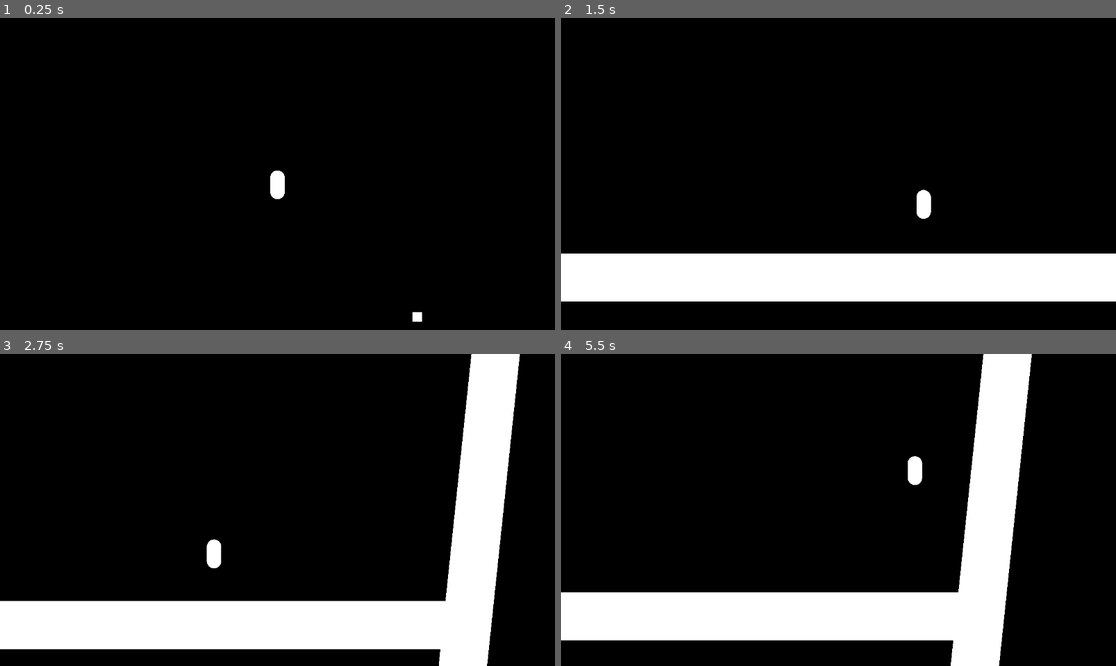
Above: before the commit, frames 1-4 (two rows, left to right).
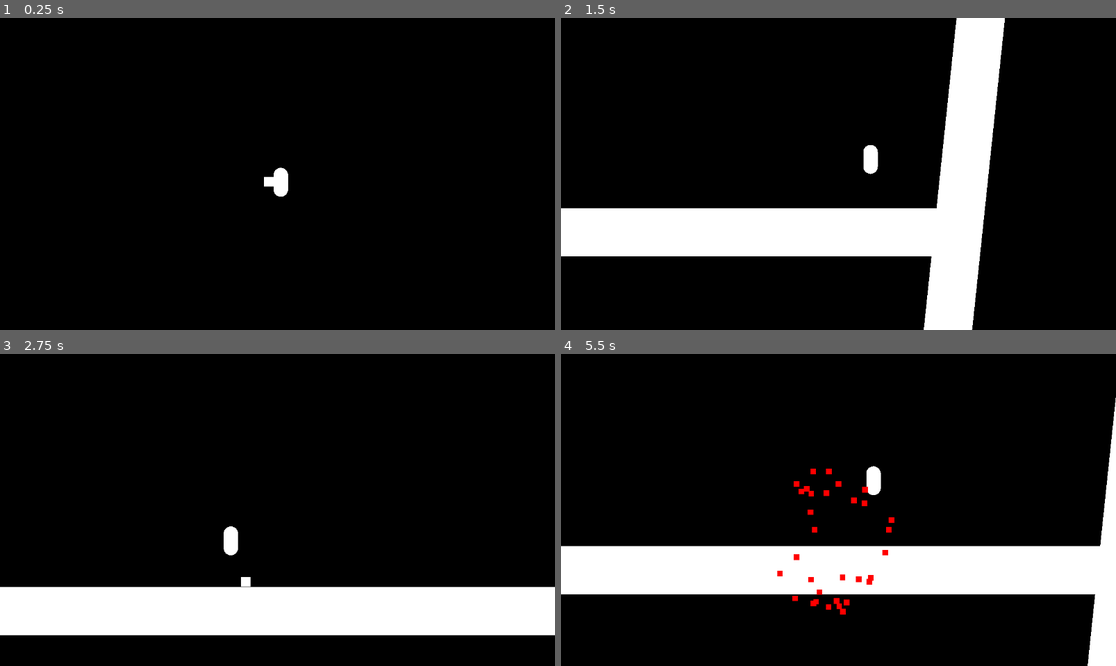
Above: after the commit, the same moments.

Repository: Rozzy1/Blobby
Game: Godot game, scene res://Levels.tscn
Same seed, same stepped clock (60 frames per second), same inputs: the game is played once before the commit and once after it.
Inputs:
- Up to frame 1 (0.25 s): no input
- Up to frame 2 (1.5 s): hold D (right) from 0.53 s (still down); tap Shift (Dash) at 0.6 s; tap W (up) at 0.77, 0.8, 1.07, 1.35 s
- Up to frame 3 (2.75 s): tap W (up) at 1.52, 1.82, 2.3 s; tap Shift (Dash) at 1.55, 2.1 s; release D (right) at 2.03 s; hold A (left) from 2.03 s (still down)
- Up to frame 4 (5.5 s): release A (left) at 2.78 s; hold D (right) 2.78-4.28 s; tap Shift (Dash) at 2.85, 4.35, 5.1 s; tap W (up) at 3.02, 3.32, 3.6, 3.77, 4.07, 4.52, 4.82, 5.3 s; hold A (left) 4.28-5.03 s; hold D (right) from 5.03 s (still down)

The runs differ from the first frame. In frame 1, 0.2% of the frame differs, in the area x 47-77%, y 47-98%; in frame 2, 31%; in frame 3, 17%; in frame 4, 34%, in the area x 0-100%, y 0-100%.

Commit message:
Added Enemey Ai and blood splatter effect

Diff:
--- /dev/null
+++ b/Blobbly/Enemey.gdshader
@@ -0,0 +1,9 @@
+shader_type particles;
+
+void start() {
+	// Called when a particle is spawned.
+}
+
+void process() {
+	// Called every frame on existing particles (according to the Fixed FPS property).
+}
--- a/Blobbly/Enemey.tscn
+++ b/Blobbly/Enemey.tscn
@@ -1,10 +1,30 @@
-[gd_scene load_steps=4 format=3 uid="uid://ji8lw2wgl8f1"]
+[gd_scene load_steps=8 format=3 uid="uid://ji8lw2wgl8f1"]
 
 [ext_resource type="Script" path="res://EnemeyPathFinder.gd" id="1_g1qwe"]
 
 [sub_resource type="BoxMesh" id="BoxMesh_nlhg7"]
 
 [sub_resource type="RectangleShape2D" id="RectangleShape2D_x1b3k"]
+
+[sub_resource type="CircleShape2D" id="CircleShape2D_yqqyh"]
+
+[sub_resource type="Curve" id="Curve_2biy8"]
+max_value = 12.0
+_data = [Vector2(0, 12), 0.0, 0.0, 0, 0, Vector2(0.5, 0), 0.0, 0.0, 0, 0]
+point_count = 2
+
+[sub_resource type="CurveTexture" id="CurveTexture_wiibp"]
+curve = SubResource("Curve_2biy8")
+
+[sub_resource type="ParticleProcessMaterial" id="ParticleProcessMaterial_wyve4"]
+angle_min = -180.0
+angle_max = 180.0
+spread = 180.0
+initial_velocity_min = 24.0
+initial_velocity_max = 30.0
+gravity = Vector3(0, 98, 0)
+scale_curve = SubResource("CurveTexture_wiibp")
+color = Color(1, 0, 0, 1)
 
 [node name="CharacterBody2D" type="CharacterBody2D"]
 scale = Vector2(20, 20)
@@ -13,8 +33,26 @@
 [node name="MeshInstance2D" type="MeshInstance2D" parent="."]
 mesh = SubResource("BoxMesh_nlhg7")
 
-[node name="NavigationAgent2D" type="NavigationAgent2D" parent="."]
-
 [node name="CollisionShape2D" type="CollisionShape2D" parent="."]
 scale = Vector2(0.05, 0.05)
 shape = SubResource("RectangleShape2D_x1b3k")
+
+[node name="Area2D" type="Area2D" parent="."]
+
+[node name="CollisionShape2D" type="CollisionShape2D" parent="Area2D"]
+scale = Vector2(0.25, 0.25)
+shape = SubResource("CircleShape2D_yqqyh")
+
+[node name="GPUParticles2D" type="GPUParticles2D" parent="."]
+emitting = false
+amount = 32
+process_material = SubResource("ParticleProcessMaterial_wyve4")
+lifetime = 5.0
+one_shot = true
+explosiveness = 1.0
+randomness = 1.0
+collision_base_size = 5.0
+
+[connection signal="area_entered" from="Area2D" to="." method="_on_area_2d_area_entered"]
+[connection signal="body_entered" from="Area2D" to="." method="_on_area_2d_body_entered"]
+[connection signal="finished" from="GPUParticles2D" to="." method="_on_gpu_particles_2d_finished"]
--- a/Blobbly/EnemeyPathFinder.gd
+++ b/Blobbly/EnemeyPathFinder.gd
@@ -1,17 +1,37 @@
 extends CharacterBody2D
-@onready var agent = $NavigationAgent2D
+@onready var collision = $CollisionShape2D
+@onready var Sprite = $MeshInstance2D
+@onready var player = $"../Player"
+@onready var Hurtbox = $Area2D
+@onready var particles = $GPUParticles2D
 var gravity = 900
-var speed = 5
+var speed = 150
+var player_class = Player
+
 func _physics_process(delta: float) -> void:
-	agent.target_position = player.global_position
-	var next_position = agent.get_next_path_position()
-	var direction = global_position.direction_to(next_position)
+	if not is_on_floor():
+		velocity.y += gravity * delta
+	await get_tree().physics_frame
+	if player:
+		var direction = (player.position.x - global_position.x)
+		if direction < 0:
+			direction = -1
+		else:
+			direction = 1
+		velocity.x = direction * speed
+		move_and_slide()
 
-	if not is_on_floor():
-		velocity.y -= gravity * delta
 
-	if direction:
-		velocity.x = direction.x * speed
-	else:
-		velocity.x = move_toward(velocity.x, 0, speed)
-	move_and_slide()
+
+func _on_area_2d_body_entered(body):
+	if body == player:
+		if player.is_dashing == true:
+			Sprite.visible = false
+			collision.set_deferred("disabled",1)
+			particles.emitting = true
+		else:
+			pass #dish out dmage function here
+
+
+func _on_gpu_particles_2d_finished():
+	queue_free()
--- /dev/null
+++ b/Blobbly/GameManager.gd
@@ -0,0 +1,5 @@
+extends Node
+var Player1 = Player
+
+func _process(delta: float) -> void:
+	pass
--- a/Blobbly/Levels.tscn
+++ b/Blobbly/Levels.tscn
@@ -1,6 +1,6 @@
-[gd_scene load_steps=9 format=3 uid="uid://cl628sehtynmm"]
+[gd_scene load_steps=10 format=3 uid="uid://cl628sehtynmm"]
 
-[ext_resource type="Script" path="res://CharacterBody2D.gd" id="1_xt65x"]
+[ext_resource type="Script" path="res://PlayerScript.gd" id="1_xt65x"]
 [ext_resource type="PackedScene" uid="uid://ji8lw2wgl8f1" path="res://Enemey.tscn" id="2_7e41o"]
 [ext_resource type="Script" path="res://NavigationRegion2D.gd" id="2_bic3t"]
 
@@ -10,6 +10,8 @@
 height = 37.3333
 
 [sub_resource type="RectangleShape2D" id="RectangleShape2D_jaevv"]
+
+[sub_resource type="BoxMesh" id="BoxMesh_thm7c"]
 
 [sub_resource type="BoxMesh" id="BoxMesh_curc0"]
 
@@ -25,13 +27,14 @@
 [node name="MeshInstance2D" type="MeshInstance2D" parent="Player"]
 mesh = SubResource("CapsuleMesh_p47id")
 
+[node name="Camera2D" type="Camera2D" parent="Player"]
+process_callback = 0
+position_smoothing_enabled = true
+
 [node name="CollisionShape2D" type="CollisionShape2D" parent="Player"]
 scale = Vector2(0.05, 0.05)
 shape = SubResource("CapsuleShape2D_rvn4p")
-
-[node name="Camera2D" type="Camera2D" parent="Player"]
-position_smoothing_enabled = true
-position_smoothing_speed = 2.0
+debug_color = Color(0, 0.6, 0.701961, 0.419608)
 
 [node name="StaticBody2D" type="StaticBody2D" parent="."]
 position = Vector2(51, 597)
@@ -41,8 +44,9 @@
 scale = Vector2(0.05, 0.05)
 shape = SubResource("RectangleShape2D_jaevv")
 
-[node name="MeshInstance2D" type="MeshInstance2D" parent="StaticBody2D"]
-mesh = SubResource("BoxMesh_curc0")
+[node name="Polygon" type="MeshInstance2D" parent="StaticBody2D"]
+position = Vector2(0.002, 0)
+mesh = SubResource("BoxMesh_thm7c")
 
 [node name="StaticBody2D2" type="StaticBody2D" parent="."]
 position = Vector2(1018, 540)
@@ -61,5 +65,4 @@
 navigation_polygon = SubResource("NavigationPolygon_jccss")
 script = ExtResource("2_bic3t")
 
-[node name="CharacterBody2D" parent="." instance=ExtResource("2_7e41o")]
-position = Vector2(290, 332)
+[node name="Enemey" parent="." instance=ExtResource("2_7e41o")]
--- /dev/null
+++ b/Blobbly/PlayerScript.gd
@@ -0,0 +1,39 @@
+class_name Player
+extends CharacterBody2D
+
+var dashspeed : int = 300
+const SPEED = 300.0
+const JUMP_VELOCITY = -600.0
+var gravity = 900
+var is_dashing : bool = false
+
+
+
+func _physics_process(delta):
+	# Add the gravity.
+	if not is_on_floor():
+		velocity.y += gravity * delta
+
+	# Handle jump.
+	if Input.is_action_just_pressed("up") and is_on_floor():
+		velocity.y = JUMP_VELOCITY
+	if Input.is_action_pressed("down") and not is_on_floor():
+		gravity = 5000
+	else:
+		gravity = 800
+	# Get the input direction and handle the movement/deceleration.
+	# As good practice, you should replace UI actions with custom gameplay actions.
+	var direction = Input.get_axis("left", "right")
+	if direction and is_dashing == false:
+		velocity.x = direction * SPEED
+	else:
+		if is_dashing == false:
+			velocity.x = move_toward(velocity.x, 0, SPEED)
+	if Input.is_action_just_pressed("Dash"):
+		for i in 10:
+			velocity.x = velocity.x + direction * dashspeed
+			await get_tree().create_timer(0).timeout
+			is_dashing = true
+		await get_tree().create_timer(0.05).timeout
+		is_dashing = false
+	move_and_slide()
--- a/Blobbly/project.godot
+++ b/Blobbly/project.godot
@@ -18,7 +18,7 @@
 
 [autoload]
 
-player="*res://CharacterBody2D.gd"
+GameManager="*res://GameManager.gd"
 
 [input]
 
Not shown, changed: Blobbly/icon.svg.import
